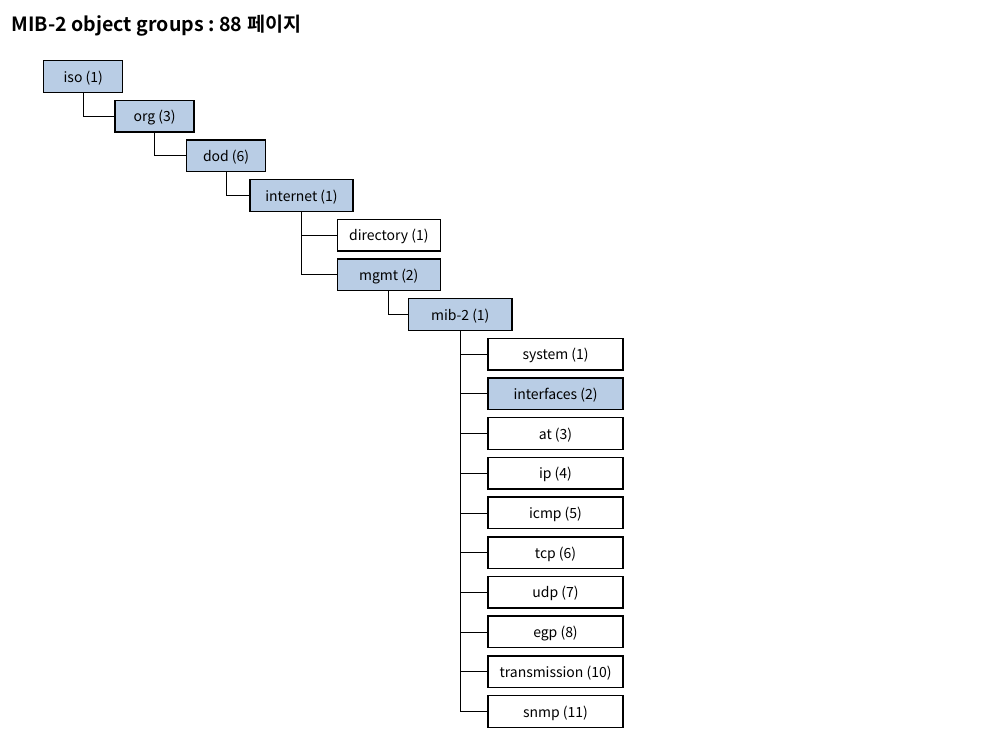
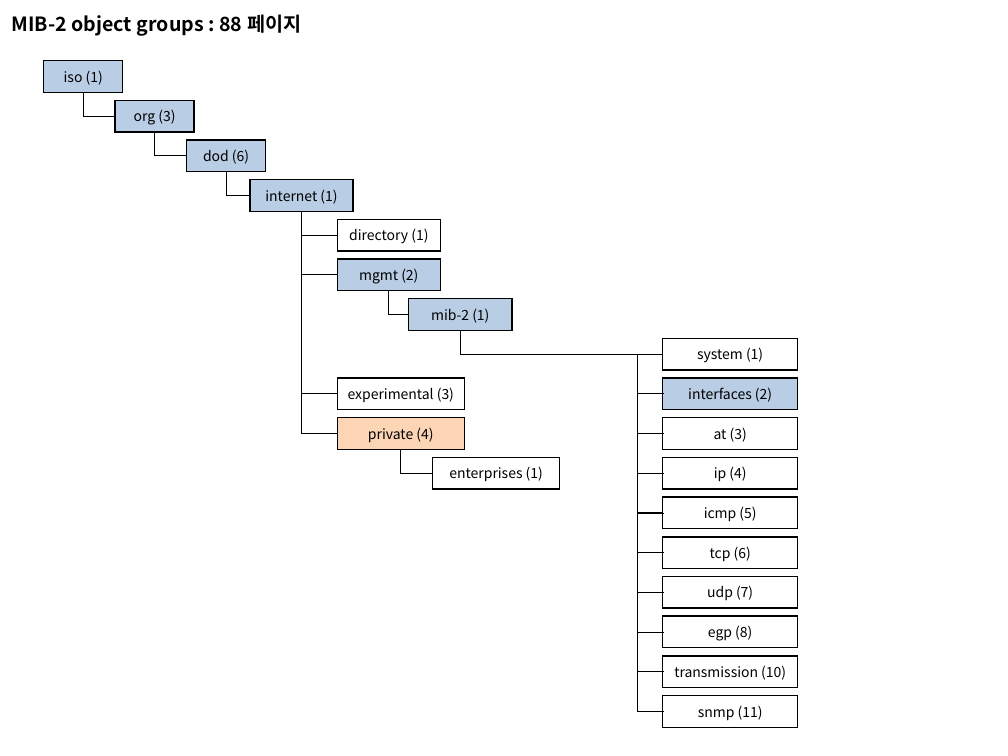
Before and after one commit to YeeYoungHan/cppsnmpstack, a slide deck: slide 2 of doc/MIB.ppt. Drawn at 1008x756 pixels with LibreOffice and Linux fonts; fonts in the diff are those of the drawing. Boxes give left, top, right and bottom in pixels: in the first picture for what was removed or moved away, otherwise in the second. Text is boxed around its words. In the diff, an @@ line names an element or a change of style, - is before the commit and + after.

```diff
--- a/doc/MIB.ppt
+++ b/doc/MIB.ppt
@@ elbow line added from (301, 212) to (338, 394), #000000 0.74 pt @@
@@ elbow line added from (301, 212) to (338, 433), #000000 0.74 pt @@
@@ elbow line moved from (488, 354) - (461, 331) to (662, 355) - (461, 331) @@
@@ elbow line moved from (488, 394) - (461, 331) to (664, 394) - (662, 355) @@
@@ rectangle added at box(338, 378, 465, 409), outline #000000 0.99 pt, 10 pt, text #000000 @@
+experimental (3)
@@ rectangle added at box(338, 417, 465, 449), fill #FCD5B5, outline #000000 0.99 pt, 10 pt, text #000000 @@
+private (4)
@@ elbow line moved from (488, 433) - (461, 331) to (664, 433) - (662, 394) @@
@@ elbow line moved from (488, 474) - (461, 331) to (664, 474) - (662, 433) @@
@@ elbow line added from (400, 450) to (432, 474), #000000 0.74 pt @@
@@ rectangle added at box(432, 458, 559, 489), outline #000000 0.99 pt, 10 pt, text #000000 @@
+enterprises (1)
@@ elbow line moved from (488, 513) - (461, 331) to (664, 513) - (662, 474) @@
@@ elbow line moved from (488, 552) - (461, 331) to (664, 552) - (662, 513) @@
@@ elbow line moved from (488, 593) - (461, 331) to (664, 593) - (662, 552) @@
@@ elbow line moved from (488, 632) - (461, 331) to (664, 632) - (662, 593) @@
@@ elbow line moved from (488, 671) - (461, 331) to (664, 671) - (662, 632) @@
@@ elbow line moved from (488, 712) - (461, 331) to (664, 712) - (662, 671) @@
@@ 10 rectangles: place and size @@
-10 rectangles at box(488, 339, 623, 727)
+10 rectangles at box(662, 339, 797, 727)
```
